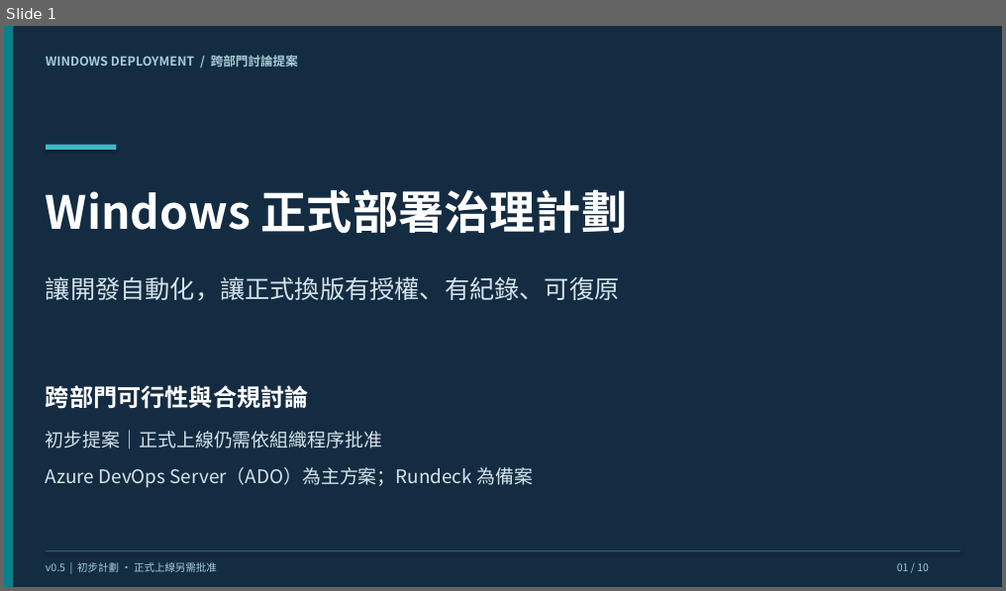
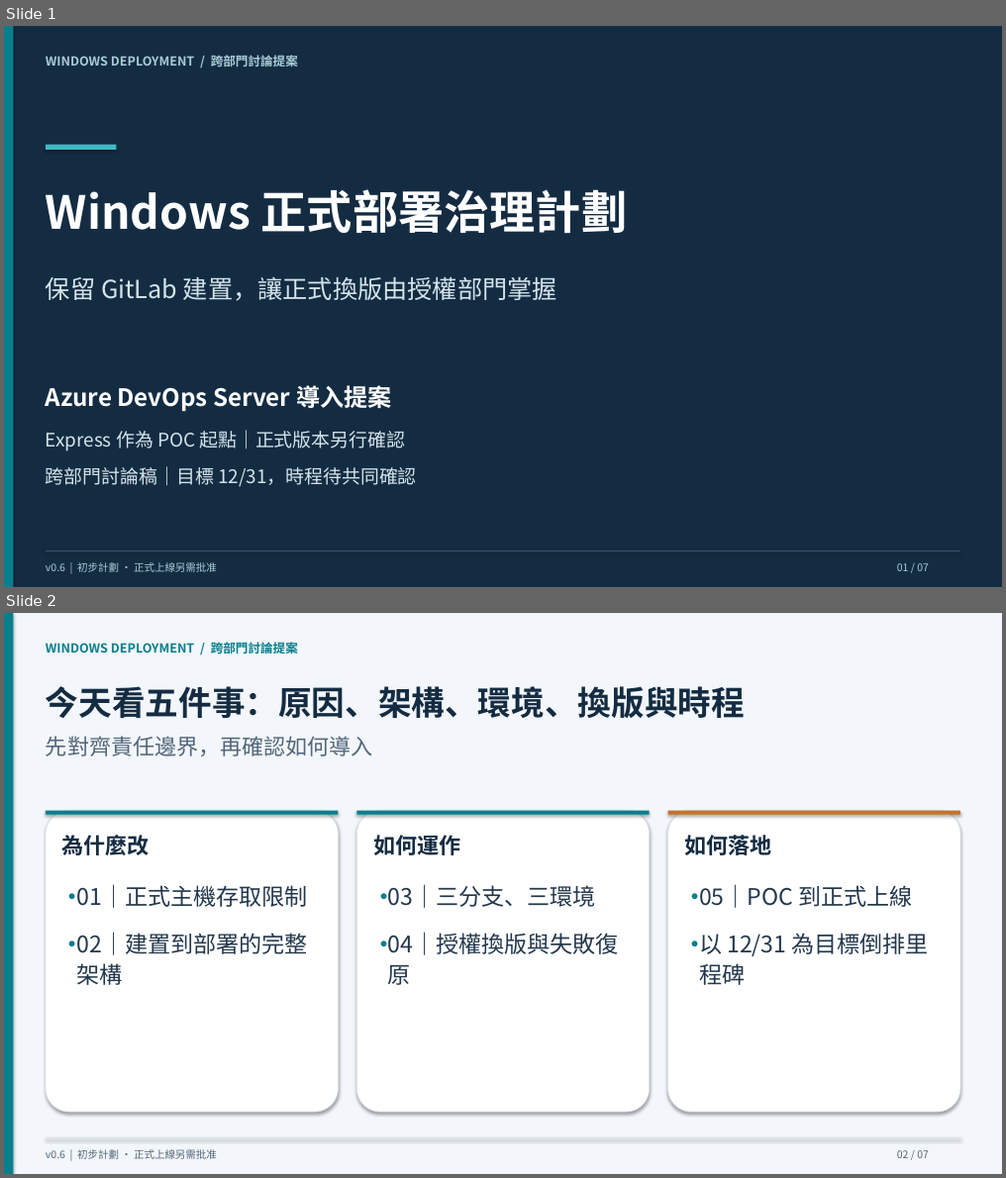
Before and after one commit to cyljacky02/gitlab-win-cicd, a slide deck: docs/presentations/windows-cd-initial-plan.pptx. Shown one above the other, each under a label of ours: slide 1 before the commit, slides 1 and 2 after it. The pictures are 1006x591 and 1006x1178 pixels, drawn with LibreOffice and Linux fonts; fonts in the diff are those of the drawing. Boxes give left, top, right and bottom in pixels: in the first picture for what was removed or moved away, otherwise in the second. Text is boxed around its words. In the diff, an @@ line names an element or a change of style, - is before the commit and + after.

Commit message:
docs: simplify Windows deployment proposal with event-driven ADO architecture

```diff
--- a/docs/presentations/windows-cd-initial-plan.pptx
+++ b/docs/presentations/windows-cd-initial-plan.pptx
@@ slide 2 added at (4, 613, 1002, 1174), background #FFFFFF @@
@@ rectangle added at (4, 613, 1002, 1174), fill #F3F6FA @@
@@ rectangle added at (4, 613, 13, 1174), fill #087F8C @@
@@ text added at (46, 640, 298, 657), 12 pt, text #087F8C, bold @@
+WINDOWS DEPLOYMENT / 跨部門討論提案
@@ title added at (46, 686, 745, 718), 32 pt, text #142C42, bold @@
+今天看五件事：原因、架構、環境、換版與時程
@@ text added at (46, 736, 373, 757), 21 pt, text #52677B @@
+先對齊責任邊界，再確認如何導入
@@ rounded rectangle added at (46, 811, 339, 1112), fill #FFFFFF, outline #DCE5EE 0.8 pt @@
@@ rectangle added at (46, 811, 339, 815), fill #087F8C @@
@@ rounded rectangle added at (356, 811, 649, 1112), fill #FFFFFF, outline #DCE5EE 0.8 pt @@
@@ rectangle added at (356, 811, 649, 815), fill #087F8C @@
@@ rounded rectangle added at (668, 811, 960, 1112), fill #FFFFFF, outline #DCE5EE 0.8 pt @@
@@ rectangle added at (668, 811, 960, 815), fill #C57227 @@
@@ text added at (62, 835, 150, 856), 21 pt, text #142C42, bold @@
+為什麼改
@@ text added at (373, 835, 460, 856), 21 pt, text #142C42, bold @@
+如何運作
@@ text added at (684, 835, 771, 856), 21 pt, text #142C42, bold @@
+如何落地
@@ text added at (60, 879, 73, 912), 22 pt, text #087F8C, bold @@
+•
@@ text added at (372, 879, 385, 912), 22 pt, text #087F8C, bold @@
+•
@@ text added at (684, 879, 696, 912), 22 pt, text #087F8C, bold @@
+•
@@ text added at (76, 884, 307, 908), 22 pt, text #23384D @@
+01｜正式主機存取限制
@@ text added at (388, 884, 596, 908), 22 pt, text #23384D @@
+03｜三分支、三環境
@@ text added at (699, 884, 912, 908), 22 pt, text #23384D @@
+05｜POC 到正式上線
@@ text added at (60, 928, 73, 960), 22 pt, text #087F8C, bold @@
+•
@@ text added at (76, 932, 307, 985), 22 pt, text #23384D @@
+02｜建置到部署的完整
+架構
@@ text added at (372, 928, 385, 960), 22 pt, text #087F8C, bold @@
+•
@@ text added at (388, 932, 619, 985), 22 pt, text #23384D @@
+04｜授權換版與失敗復
+原
@@ text added at (684, 928, 696, 960), 22 pt, text #087F8C, bold @@
+•
@@ text added at (699, 933, 929, 985), 22 pt, text #23384D @@
+以 12/31 為目標倒排里
+程碑
@@ rectangle added at (46, 1138, 960, 1139), fill #DCE5EE @@
@@ text added at (46, 1150, 217, 1159), 10 pt, text #52677B @@
+v0.6 | 初步計劃 · 正式上線另需批准
@@ text added at (897, 1151, 929, 1158), 10 pt, text #52677B @@
+02 / 07
@@ slide 1 changed as well @@
@@ text at (46, 276, 557, 301): text changed @@
-讓開發自動化，讓正式換版有授權、有紀錄、可復原
+保留 GitLab 建置，讓正式換版由授權部門掌握
@@ text at (46, 385, 392, 412): text changed @@
-跨部門可行性與合規討論
+Azure DevOps Server 導入提案
@@ text at (46, 430, 405, 452): text changed @@
-初步提案｜正式上線仍需依組織程序批准
+Express 作為 POC 起點｜正式版本另行確認
@@ text at (46, 467, 417, 487): text changed @@
-Azure DevOps Server（ADO）為主方案；Rundeck 為備案
+跨部門討論稿｜目標 12/31，時程待共同確認
@@ text at (46, 563, 217, 572): text changed @@
-v0.5 | 初步計劃 · 正式上線另需批准
+v0.6 | 初步計劃 · 正式上線另需批准
@@ text at (897, 564, 929, 571): text changed @@
-01 / 10
+01 / 07
```
Also in this commit, not shown: 3 other slides changed, 2 other slides added, 6 slides removed, 28 other files.
